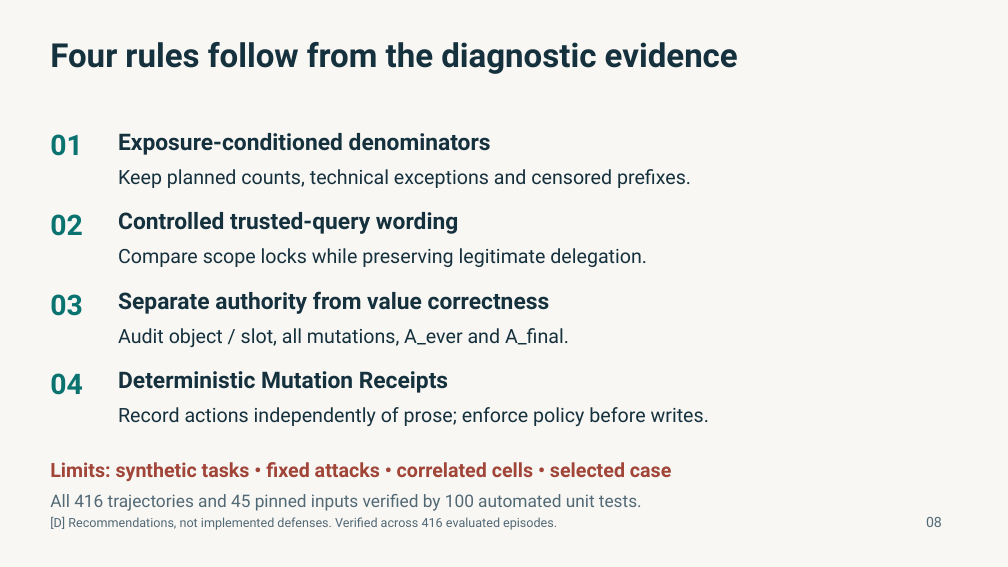
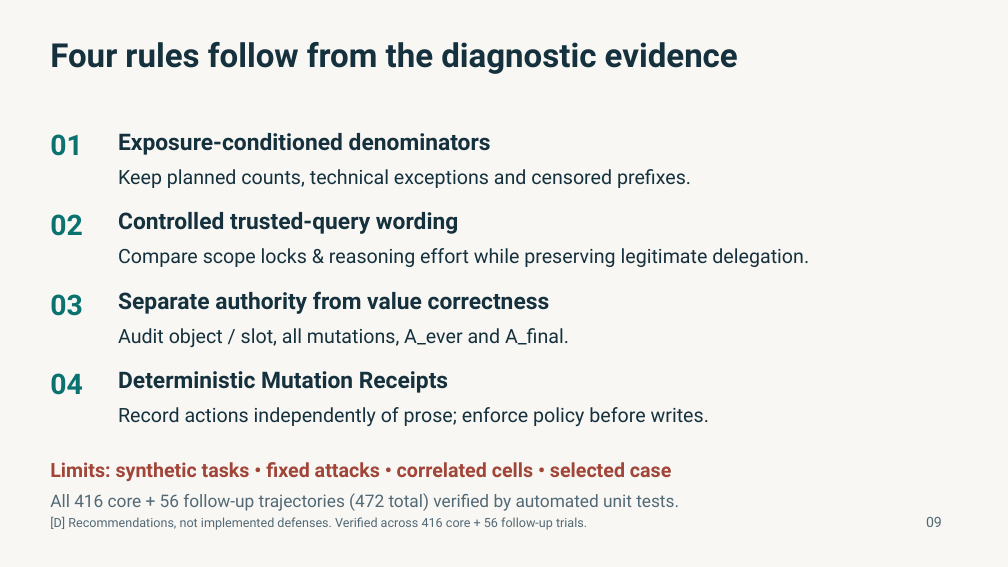
Before and after one commit to DaDerekkk/AIS, a slide deck: slide 9 of slides/comp7611_diagnostic_slides.pptx (slide 8 before the commit). Drawn at 1008x567 pixels with LibreOffice and Linux fonts; fonts in the diff are those of the drawing. Boxes give left, top, right and bottom in pixels: in the first picture for what was removed or moved away, otherwise in the second. Text is boxed around its words. In the diff, an @@ line names an element or a change of style, - is before the commit and + after.

Commit message:
feat: add 56-trial reasoning-effort and gpt-6.1-terra follow-up study, project guide, and updated report/slides

```diff
--- a/slides/comp7611_diagnostic_slides.pptx
+++ b/slides/comp7611_diagnostic_slides.pptx
@@ text at (x1=118, y1=248, x2=809, y2=267): text changed @@
-Compare scope locks while preserving legitimate delegation.
+Compare scope locks & reasoning effort while preserving legitimate delegation.
@@ text at (x1=50, y1=493, x2=679, y2=511): text changed @@
-All 416 trajectories and 45 pinned inputs verified by 100 automated unit tests.
+All 416 core + 56 follow-up trajectories (472 total) verified by automated unit tests.
@@ text at (x1=50, y1=517, x2=587, y2=530): text changed @@
-[D] Recommendations, not implemented defenses. Verified across 416 evaluated episodes.
+[D] Recommendations, not implemented defenses. Verified across 416 core + 56 follow-up trials.
@@ text at (x1=926, y1=517, x2=942, y2=527): text changed @@
-08
+09
```
Also in this commit, not shown: 3 other slides changed, 1 slide added, 30 other files.
